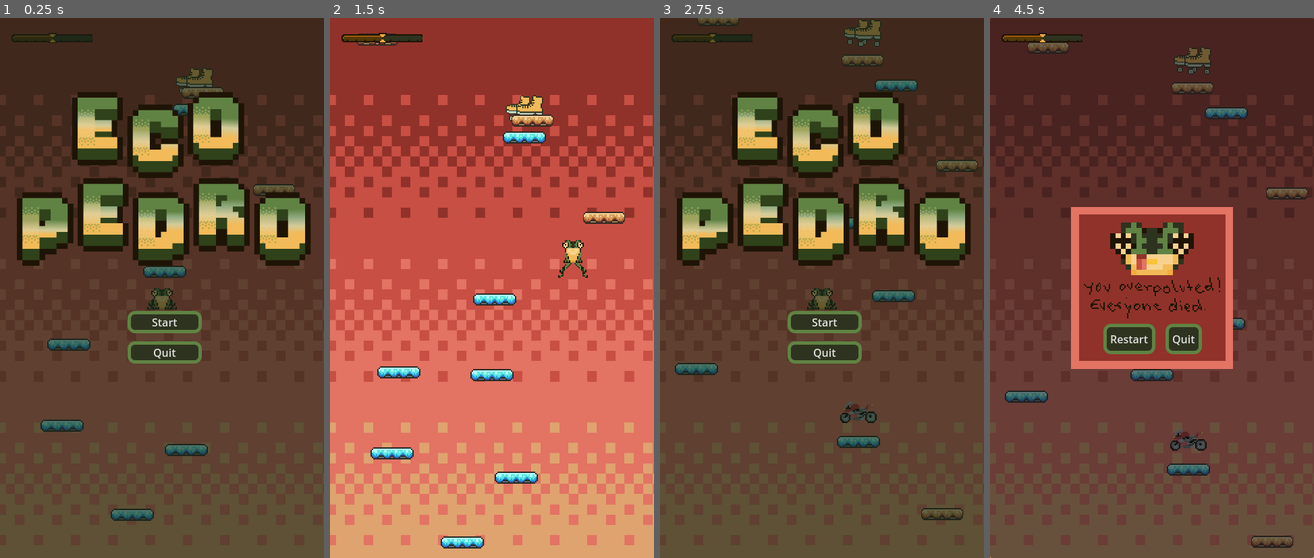
Above: before the commit, frames 1-4 (left to right).
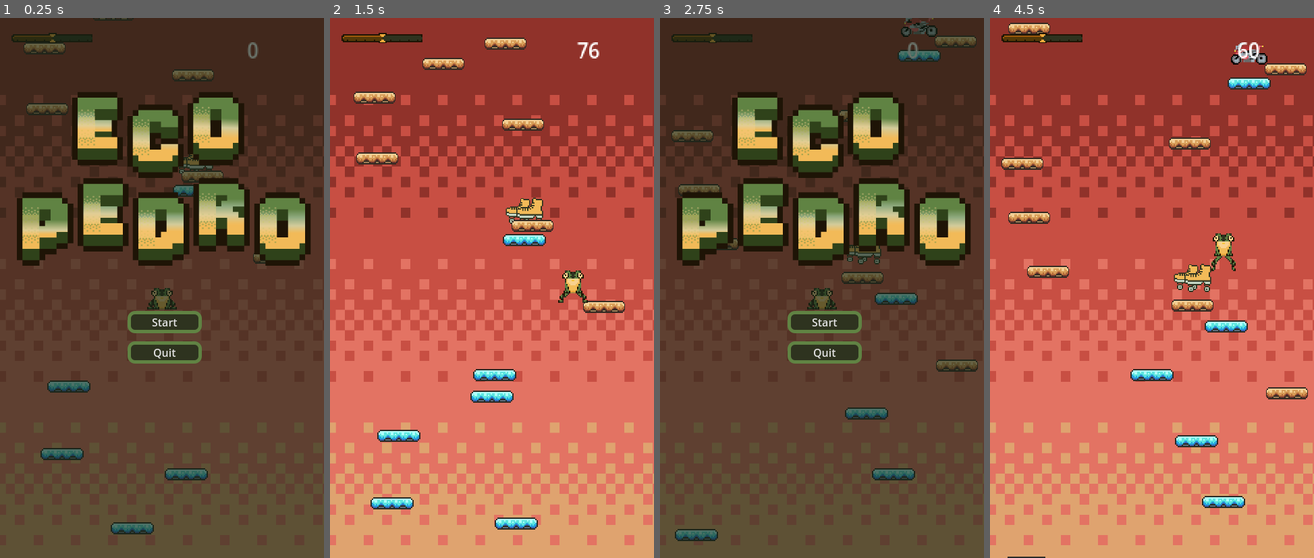
Above: after the commit, the same moments.

Repository: stefko-jam/Game_Jam
Game: Godot game, scene res://scenes/game.tscn
The game is run twice, just before and just after one commit, with the same random seed, the same clock (stepped at 60 frames per second) and the same inputs.
Inputs (mouse positions are in pixels of both pictures, inside the frame that each line leads up to):
- Up to frame 1 (0.25 s): no input
- Up to frame 2 (1.5 s): click "Start" at 0.5 s; hold D (right) from 1.28 s (still down)
- Up to frame 3 (2.75 s): release D (right) at 2 s; click (799, 336) at 2 s, where only the run after the commit has a clickable "Restart"
- Up to frame 4 (4.5 s): click "Start" at 2.75 s; hold D (right) 3.53-4.28 s; hold A (left) from 4.28 s (still down)

The runs differ from the first frame. In frame 1, 4.4% of the frame differs, in the area x 7-92%, y 0-96%; in frame 2, 7.2%; in frame 3, 5.0%; in frame 4, 98%, in the area x 0-100%, y 0-100%.

Commit message:
Updated Highscore

Diff:
--- a/scenes/game.tscn
+++ b/scenes/game.tscn
@@ -69,6 +69,7 @@
 shape = SubResource("WorldBoundaryShape2D_lnu2h")
 
 [node name="Player" parent="." instance=ExtResource("2_lnu2h")]
+unique_name_in_owner = true
 position = Vector2(-1, -28)
 
 [node name="Camera2D" type="Camera2D" parent="Player"]
@@ -98,12 +99,13 @@
 scale = Vector2(1.89608, 1.89608)
 frame = 5
 
-[node name="Score" type="Label" parent="HUD/GameManager"]
-offset_left = -117.0
-offset_top = -209.0
-offset_right = -77.0
-offset_bottom = -186.0
-scale = Vector2(1.0833, 1.18283)
+[node name="Highscore" type="Label" parent="HUD/GameManager"]
+offset_left = 366.0
+offset_top = 24.0
+offset_right = 406.0
+offset_bottom = 47.0
+scale = Vector2(1.84017, 2.00924)
+text = "Test"
 metadata/_edit_use_anchors_ = true
 
 [node name="MainMenu" parent="HUD" instance=ExtResource("8_gee14")]
--- a/scripts/coin.gd
+++ b/scripts/coin.gd
@@ -11,7 +11,7 @@
 
 
 func _on_body_entered(body: Node2D) -> void:
-	if game_manager != null:
+	if body.name == "Player" and game_manager != null:
 		game_manager.add_point()
 		print($AnimationPlayer)
 		print("+ 1 coin")
--- a/scripts/game_manager.gd
+++ b/scripts/game_manager.gd
@@ -1,12 +1,18 @@
 extends Node
 
 var score = 5
-@onready var score_label: Label = $Score
+var highscore = 0
+@onready var score_label: Label = $Highscore
+
+func _process(delta: float) -> void:
+	var player_position = %Player.position.y +28
+	if player_position < highscore:
+		highscore = player_position
+	score_label.text = str(abs(int(highscore)))
+
 
 func add_point():
 	score += 1
-	score_label.text = ("Your score: ") + str(score)
-	print("accessed add point")
 	$pollutometer.frame = score
 	if score == 11:
 		score = 5
@@ -14,7 +20,6 @@
 
 func substract_point():
 	score -= 1
-	score_label.text = ("Your score: ") + str(score)
 	$pollutometer.frame = score
 	if score == 0:
 		score = 5
--- a/scripts/negative_coin.gd
+++ b/scripts/negative_coin.gd
@@ -9,7 +9,7 @@
 	$AnimatedSprite2D.frame = coin_type
 
 func _on_body_entered(body: Node2D) -> void:
-	if (game_manager != null):
+	if body.name == "Player" and game_manager != null:
 		game_manager.substract_point()
 		print("-1 coin")
 		$AnimationPlayer.play("pickup")
--- a/scripts/platform_manager.gd
+++ b/scripts/platform_manager.gd
@@ -47,7 +47,7 @@
 
 func spawnNewPlatform():
 	var x = randi_range(-100, 100)
-	var y = highestPlatformPostiion - randi_range(2, 10) * 6
+	var y = highestPlatformPostiion - randi_range(2, 10) * 5
 	highestPlatformPostiion = y;
 	var platform = generatePlatform(x, y)
 
@@ -63,7 +63,7 @@
 
 		#randi_range(0, 1) == 1 if coinScene.instantiate() else negativeCoinScene.instantiate();
 		coin.position = Vector2(0, -10)
-		coin.coin_type = randi_range(0, 4)
+		coin.coin_type = randi_range(0, 1)
 		coin.game_manager = %GameManager
 		platform.add_child(coin)
 
--- a/scripts/player.gd
+++ b/scripts/player.gd
@@ -5,6 +5,7 @@
 
 @onready var anim_sprite: AnimatedSprite2D = $AnimatedSprite2D
 @onready var jump_timer: Timer = $JumpTimer
+@export var x_position: float
 
 var pending_jump := false
 var was_on_floor := false
@@ -33,8 +34,9 @@
 			velocity.x = direction * SPEED
 		else:
 			velocity.x = move_toward(velocity.x, 0, SPEED)
+		move_and_slide()
 
-		move_and_slide()
+	x_position = position.x
 
 func _on_jump_timer_timeout():
 	pending_jump = false
